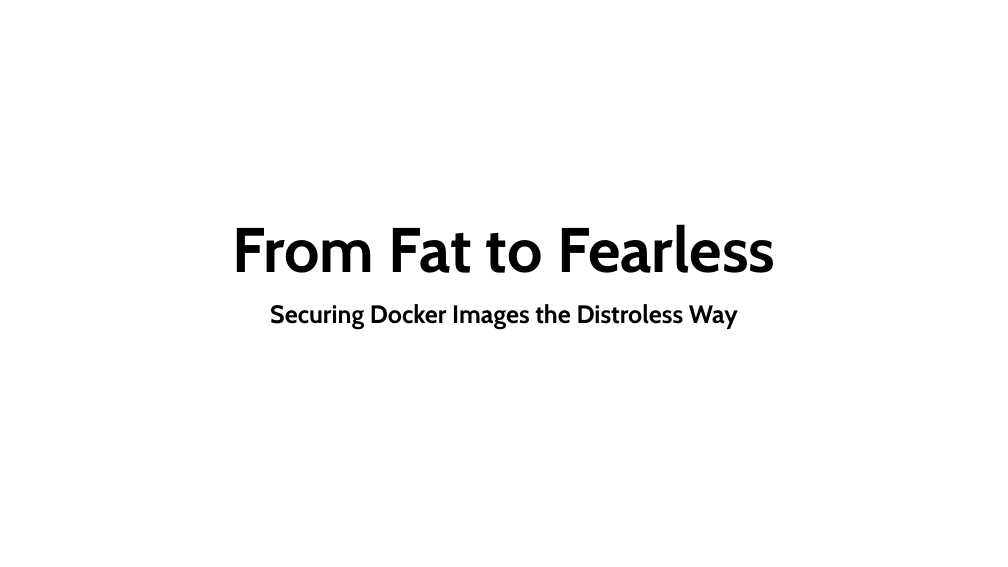
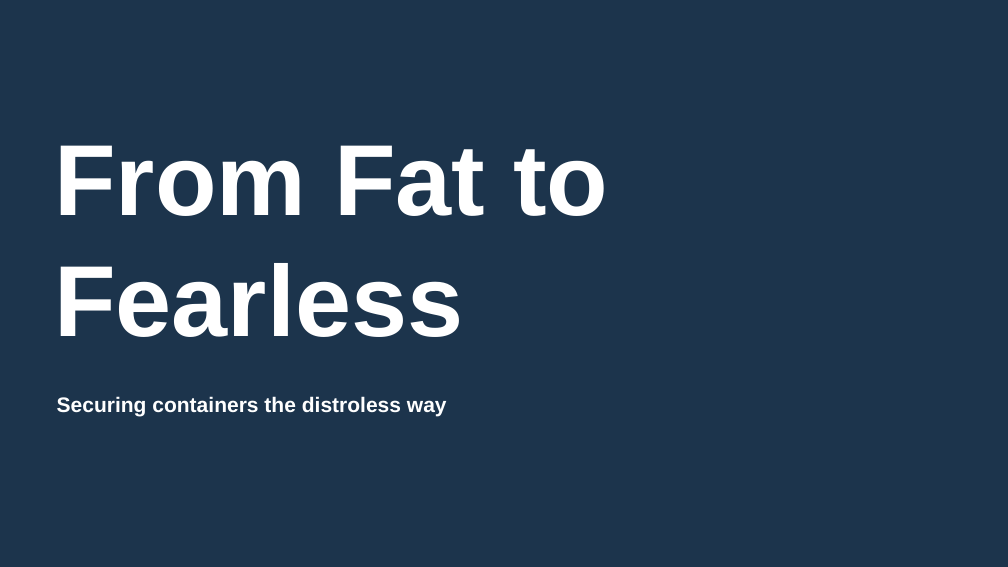
Before and after one commit to bharatnanda/from-fat-to-fearless-distroless-way, a slide deck: slide 1 of From Fat to Fearless.pptx. Drawn at 1008x567 pixels with LibreOffice and Linux fonts; fonts in the diff are those of the drawing. Boxes give left, top, right and bottom in pixels: in the first picture for what was removed or moved away, otherwise in the second. Text is boxed around its words. In the diff, an @@ line names an element or a change of style, - is before the commit and + after.

```diff
--- a/From Fat to Fearless.pptx
+++ b/From Fat to Fearless.pptx
@@ background #FFFFFF to #0E2841 at 94% opacity @@
@@ text "From Fat to Fearless": place and size @@
-text "From Fat to Fearless" at [233,224,775,273]
+text "From Fat to Fearless" at [54,145,608,337]
@@ text "From Fat to Fearless" at [54,145,608,337]: size 60 to 96 pt, font Cabin to Arial, text colour #000000 to #FFFFFF; alignment centre to left; line spacing 0.9 to 1 @@
@@ text at [57,396,447,416]: text changed; size 24 to 20 pt; font Cabin to Arial; text colour #000000 to #FFFFFF @@
-Securing Docker Images the Distroless Way
+Securing containers the distroless way
```
Also in this commit, not shown: 16 other slides changed, 3 slides added, 4 slides removed.
